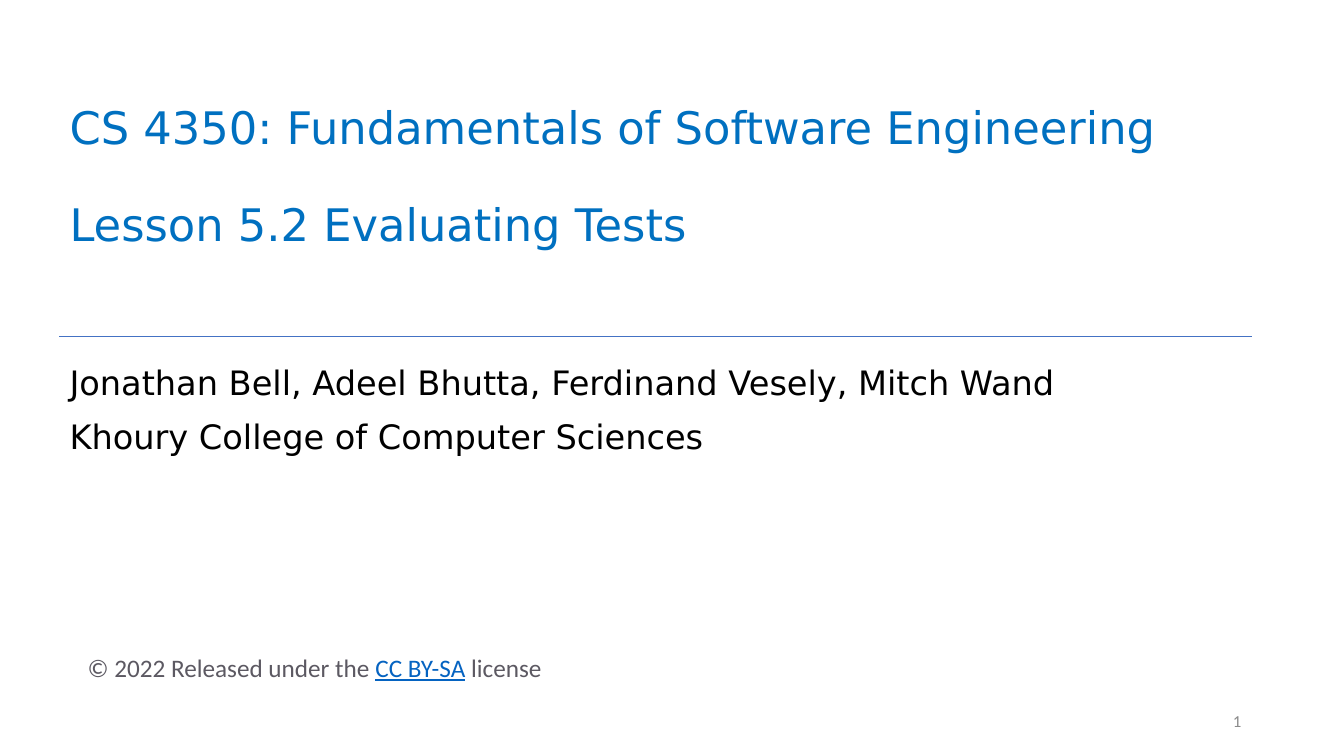
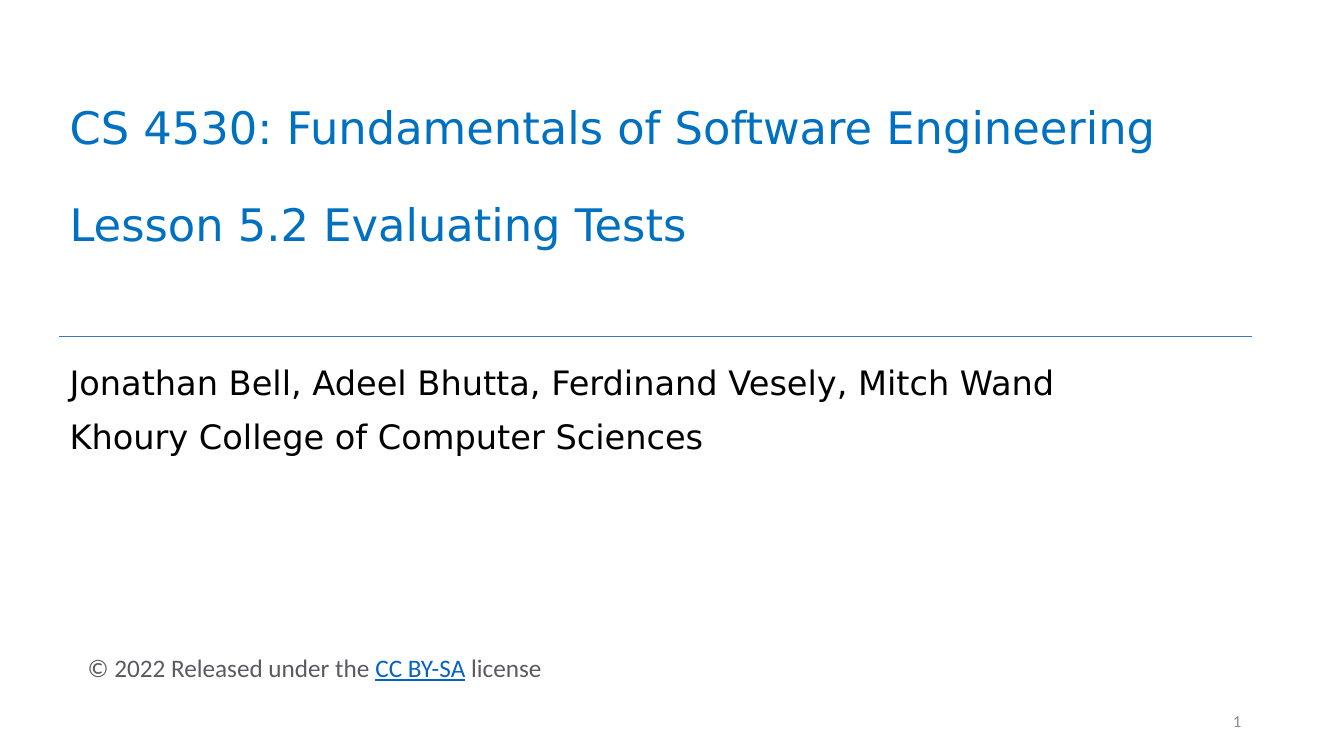
Before and after one commit to neu-se/CS4530-Spring-2022, a slide deck: slide 1 of Slides/Lesson 5.2 Evaluating Tests.pptx. Drawn at 1344x756 pixels with LibreOffice and Linux fonts; fonts in the diff are those of the drawing. Boxes give left, top, right and bottom in pixels: in the first picture for what was removed or moved away, otherwise in the second. Text is boxed around its words. In the diff, an @@ line names an element or a change of style, - is before the commit and + after.

```diff
--- a/Slides/Lesson 5.2 Evaluating Tests.pptx
+++ b/Slides/Lesson 5.2 Evaluating Tests.pptx
@@ title at [70, 110, 1155, 251]: text changed @@
-CS 4350: Fundamentals of Software Engineering
-Lesson 5.2 Evaluating Tests
+CS 4530: Fundamentals of Software Engineering
+Lesson 5.2 Evaluating Tests
```
Also in this commit, not shown: 5 other files.
